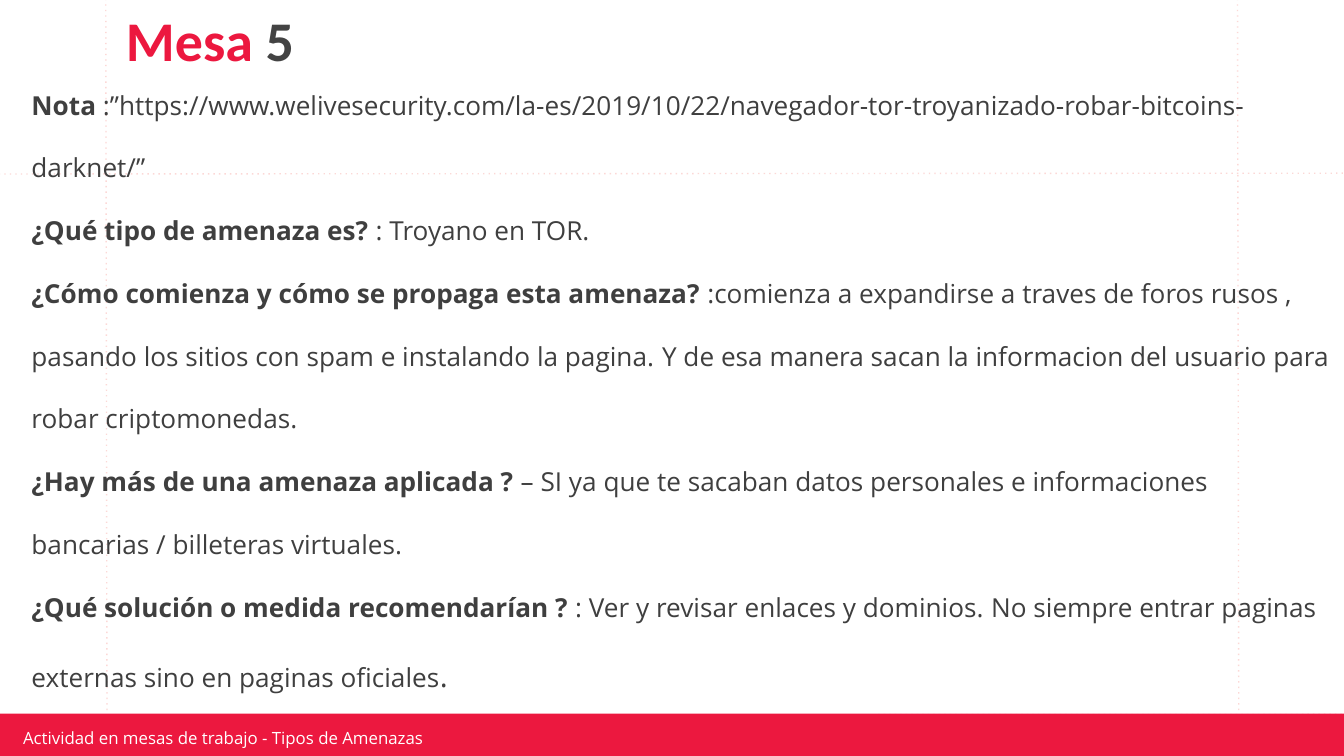
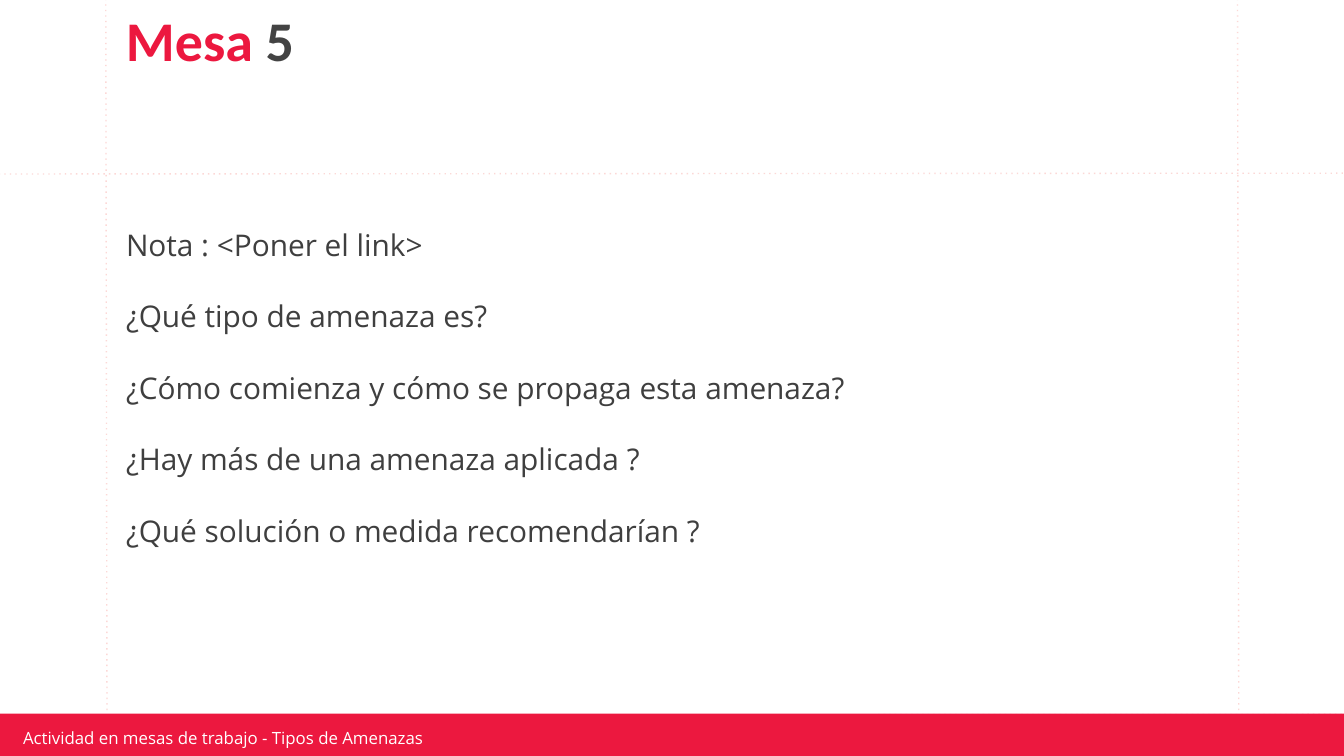
Before and after one commit to jpereyradh/Mochila_0921TDIIFN1C5LAED0921PT, a slide deck: slide 6 of Clase 24- Amenazas/Material/Actividad Tipos de amenazas.pptx. Drawn at 1344x756 pixels with LibreOffice and Linux fonts; fonts in the diff are those of the drawing; background and template pictures are left out. Boxes give left, top, right and bottom in pixels: in the first picture for what was removed or moved away, otherwise in the second. Text is boxed around its words. In the diff, an @@ line names an element or a change of style, - is before the commit and + after.

Commit message:
Updates1

```diff
--- a/Clase 24- Amenazas/Material/Actividad Tipos de amenazas.pptx
+++ b/Clase 24- Amenazas/Material/Actividad Tipos de amenazas.pptx
@@ text at box(126, 233, 844, 548): text changed; size 14 to 16 pt @@
-Nota :”https://www.welivesecurity.com/la-es/2019/10/22/navegador-tor-troyanizado-robar-bitcoins-darknet/”
-¿Qué tipo de amenaza es? : Troyano en TOR.
-¿Cómo comienza y cómo se propaga esta amenaza? :comienza a expandirse a traves de foros rusos , pasando los sitios con spam e instalando la pagina. Y de esa manera sacan la informacion del usuario para robar criptomonedas.
-¿Hay más de una amenaza aplicada ? – SI ya que te sacaban datos personales e informaciones bancarias / billeteras virtuales.
-¿Qué solución o medida recomendarían ? : Ver y revisar enlaces y dominios. No siempre entrar paginas externas sino en paginas oficiales.
+Nota : <Poner el link>
+¿Qué tipo de amenaza es?
+¿Cómo comienza y cómo se propaga esta amenaza?
+¿Hay más de una amenaza aplicada ?
+¿Qué solución o medida recomendarían ?
```
